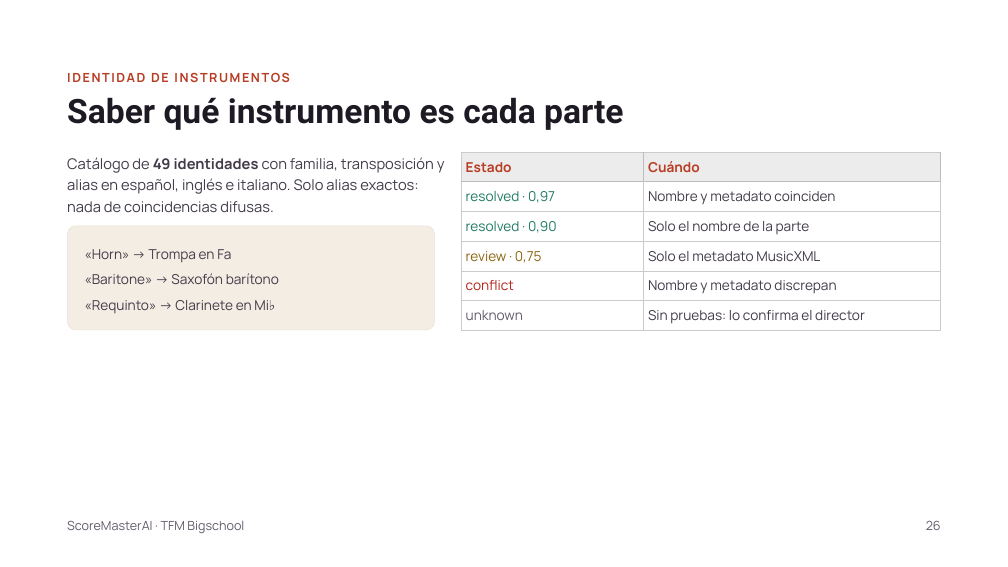
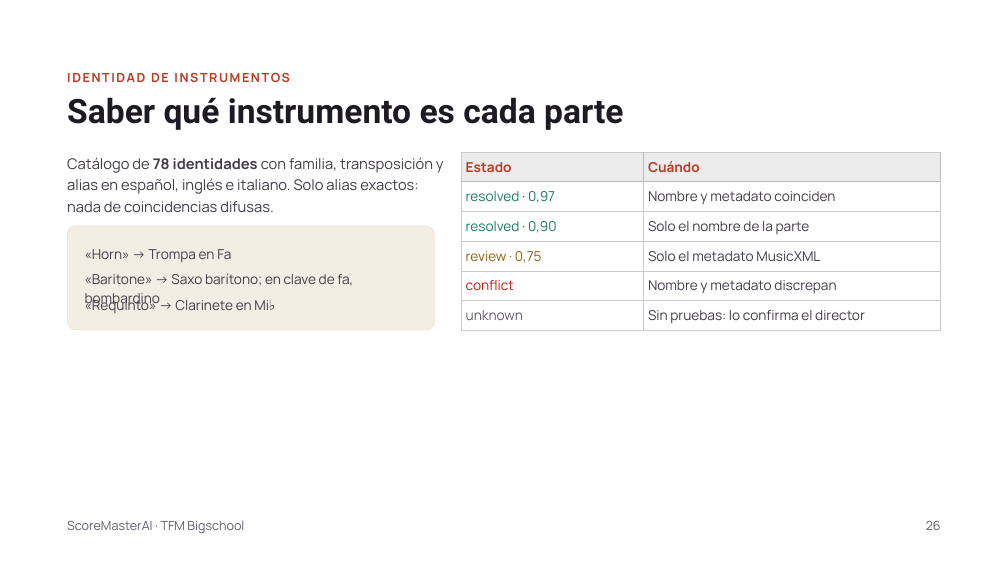
Before and after one commit to monicamorenogomez76/scoremaster-ai, a slide deck: slide 26 of docs/ScoreMasterAI · TFM.pptx. Drawn at 1008x567 pixels with LibreOffice and Linux fonts; fonts in the diff are those of the drawing. Boxes give left, top, right and bottom in pixels: in the first picture for what was removed or moved away, otherwise in the second. Text is boxed around its words. In the diff, an @@ line names an element or a change of style, - is before the commit and + after.

Commit message:
docs: la documentación recoge los arreglos del lector y del catálogo de instrumentos (#249)

```diff
--- a/docs/ScoreMasterAI · TFM.pptx
+++ b/docs/ScoreMasterAI · TFM.pptx
@@ text at [67, 157, 444, 212]: text changed @@
-Catálogo de 49 identidades con familia, transposición y alias en español, inglés e italiano. Solo alias exactos: nada de coincidencias difusas.
+Catálogo de 78 identidades con familia, transposición y alias en español, inglés e italiano. Solo alias exactos: nada de coincidencias difusas.
@@ text at [85, 273, 353, 308]: text changed @@
-«Baritone» → Saxofón barítono
+«Baritone» → Saxo barítono; en clave de fa, bombardino
```
Also in this commit, not shown: 2 other files.
